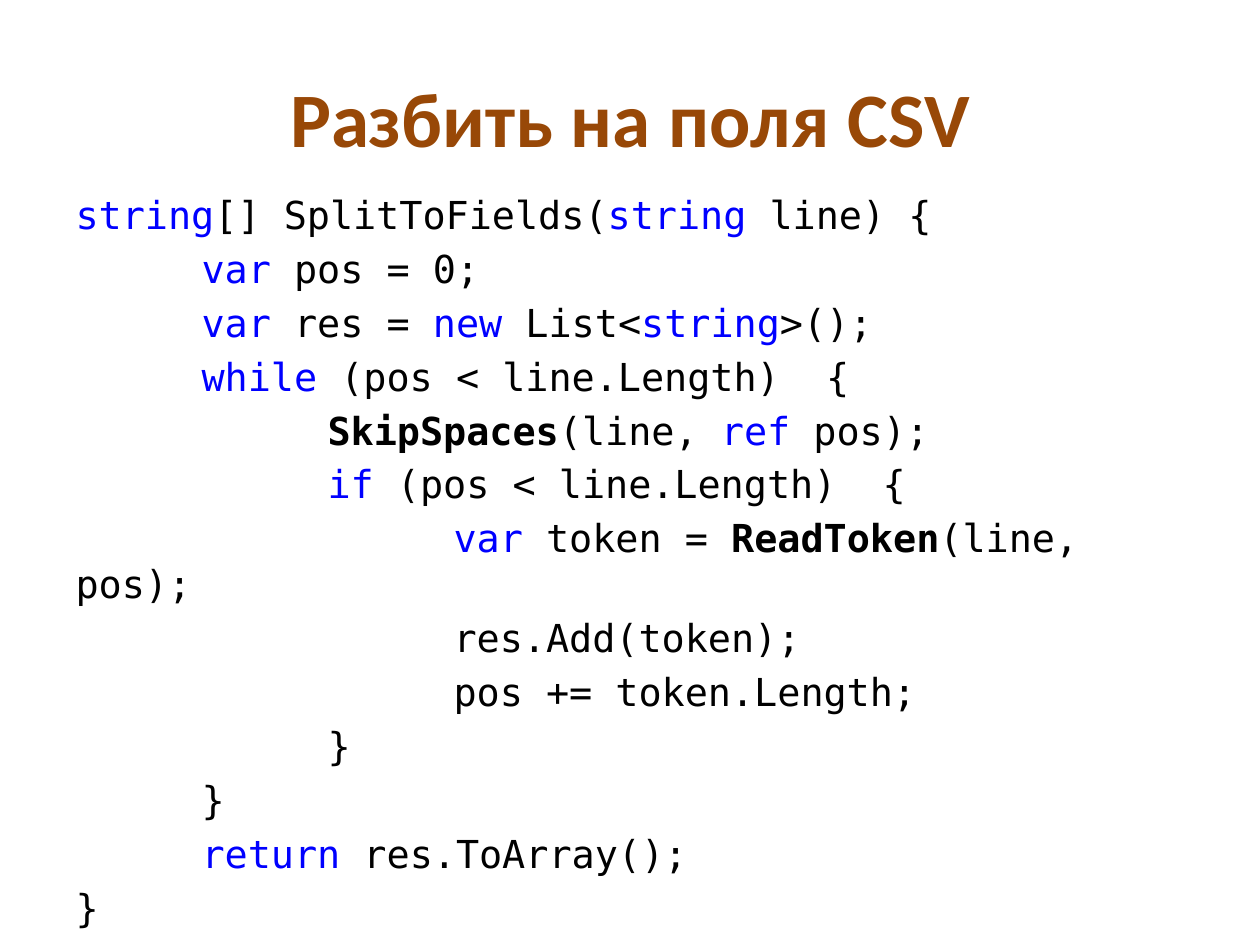
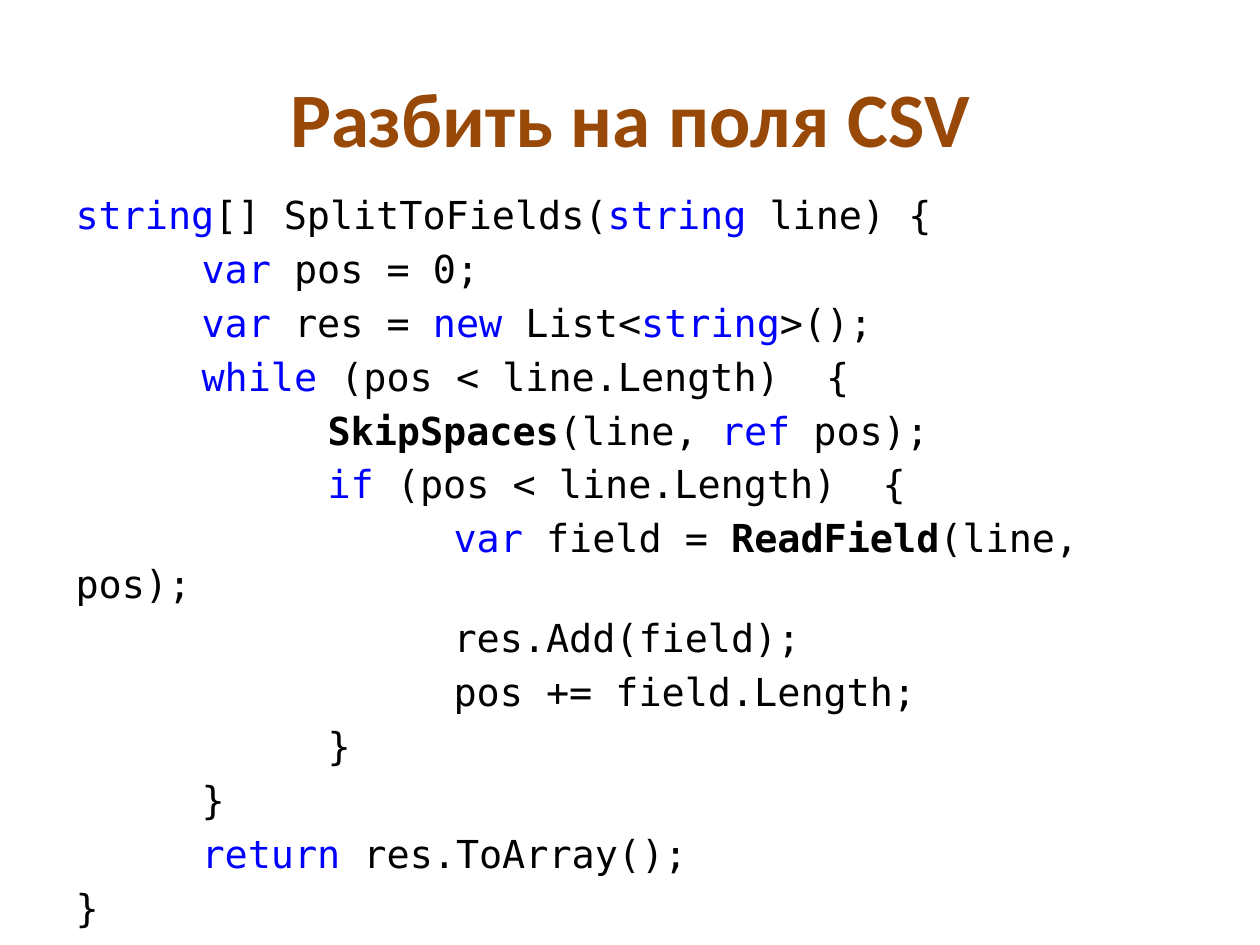
Before and after one commit to kontur-edu/kampus-nsk-2013-11, a slide deck: slide 18 of 02-CleanCode&Testing/CleanCode.pptx. Drawn at 1260x945 pixels with LibreOffice and Linux fonts; fonts in the diff are those of the drawing. Boxes give left, top, right and bottom in pixels: in the first picture for what was removed or moved away, otherwise in the second. Text is boxed around its words. In the diff, an @@ line names an element or a change of style, - is before the commit and + after.

```diff
--- a/02-CleanCode&Testing/CleanCode.pptx
+++ b/02-CleanCode&Testing/CleanCode.pptx
@@ text at [76,521,1078,715]: text changed @@
-var token = ReadToken(line, pos);
-res.Add(token);
-pos += token.Length;
+var field = ReadField(line, pos);
+res.Add(field);
+pos += field.Length;
```
Also in this commit, not shown: 5 other slides changed, 1 slide added, 1 slide removed, 1 other file.
